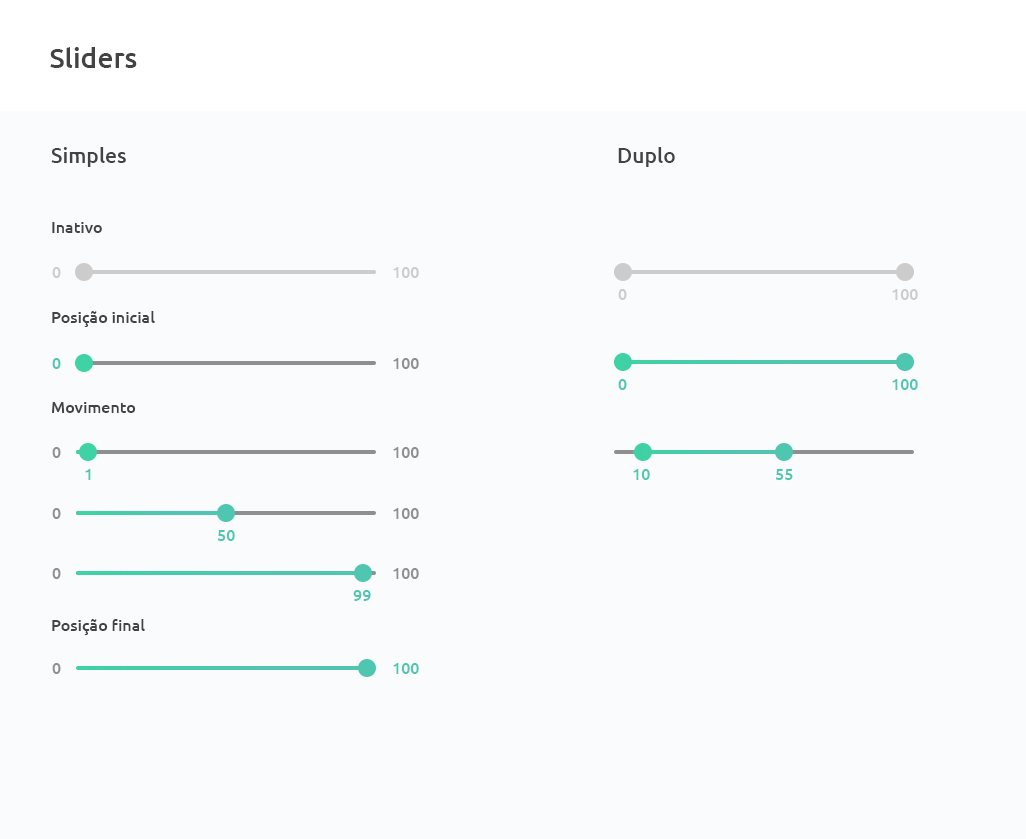
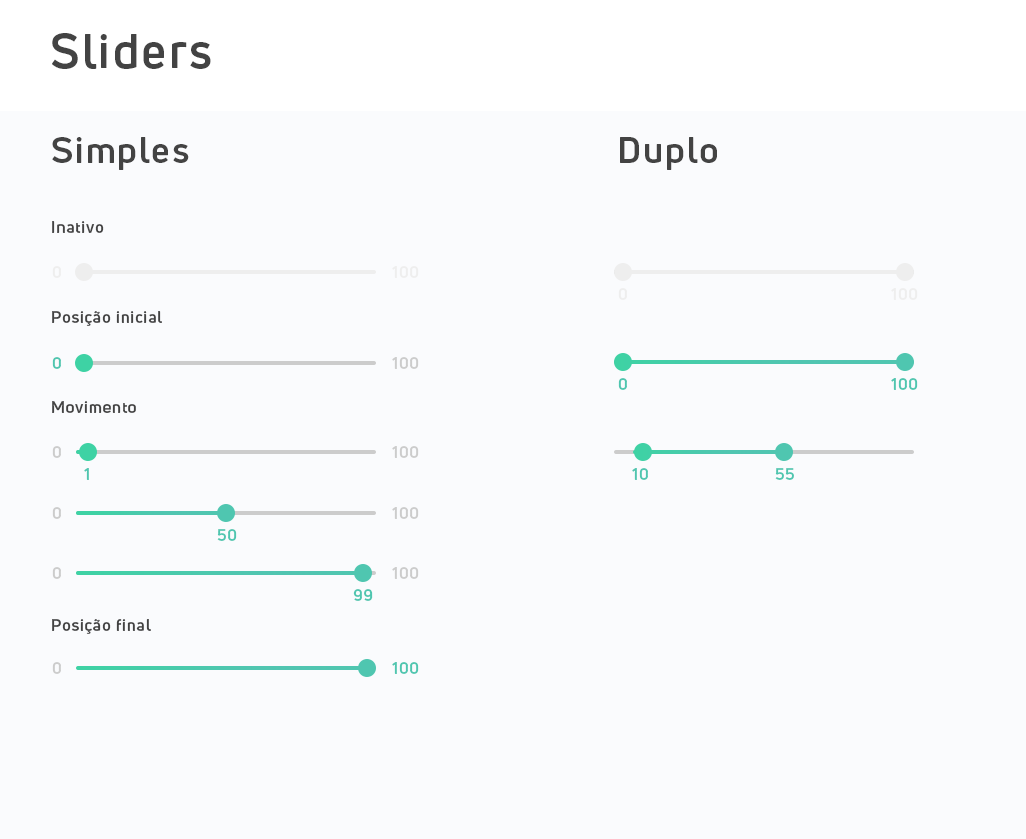
Two versions of the same layered image (1026x839). Layer-by-layer changes:
painted on "Sliders" over [50, 33, 211, 69]
painted on "Simples" over [51, 137, 189, 170]
painted on "Inativo" over [52, 221, 104, 233]
painted on "circulo" (1st of 5, in "Slider simples disabled") over [75, 263, 93, 281]
painted on "area slider" (1st of 9, in "Slider simples disabled") over [76, 270, 376, 274]
painted on "100" (1st of 8, in "Slider simples disabled") over [392, 266, 419, 278]
painted on "Posição inicial" over [52, 311, 162, 327]
painted on "area slider" (2nd of 9, in "Slider simples posição 0") over [92, 361, 376, 365]
painted on "100" (2nd of 8, in "Slider simples posição 0") over [392, 357, 419, 369]
painted on "Movimento" over [52, 401, 136, 413]
painted on "area slider" (3rd of 9, in "Slider simples posição 1") over [76, 450, 376, 454]
painted on "100" (3rd of 8, in "Slider simples posição 1") over [392, 446, 419, 458]
painted on "area slider" (4th of 9, in "Slider simples posição 50") over [76, 511, 376, 515]
painted on "100" (4th of 8, in "Slider simples posição 50") over [392, 507, 419, 519]
painted on "area slider" (5th of 9, in "Slider simples posição 99") over [76, 571, 376, 575]
painted on "100" (5th of 8, in "Slider simples posição 99") over [392, 567, 419, 579]
painted on "Posição final" over [52, 619, 151, 635]
painted on "100" (6th of 8, in "Slider simples posição 100") over [392, 662, 419, 674]
painted on "Duplo" over [618, 137, 717, 170]
painted on "circulo inicio" (1st of 2, in "Slider duplo disabled") over [614, 263, 632, 281]
painted on "circulo fim" (1st of 2, in "Slider duplo disabled") over [896, 263, 914, 281]
painted on "area selecionada" (4th of 5, in "Slider duplo disabled") over [629, 270, 903, 274]
painted on "100" (7th of 8, in "Slider duplo disabled") over [891, 288, 918, 300]
painted on "area slider" (9th of 9, in "Slider duplo posição X") over [614, 450, 914, 454]
…and 14 more changes (14 painted)
